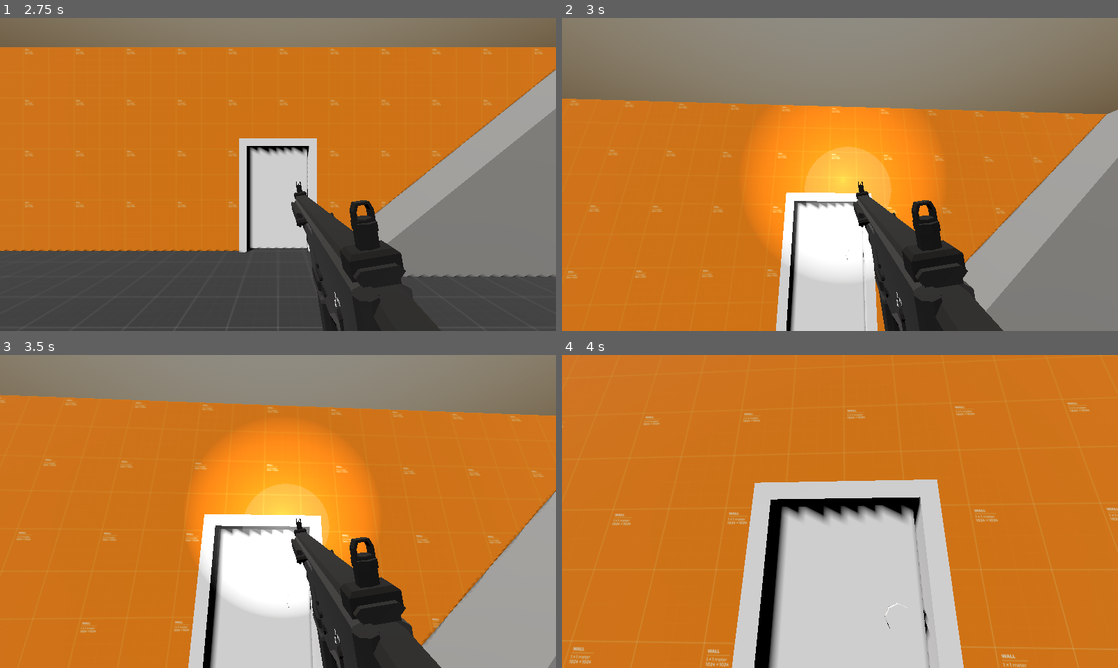
Above: before the commit, frames 1-4 (two rows, left to right).
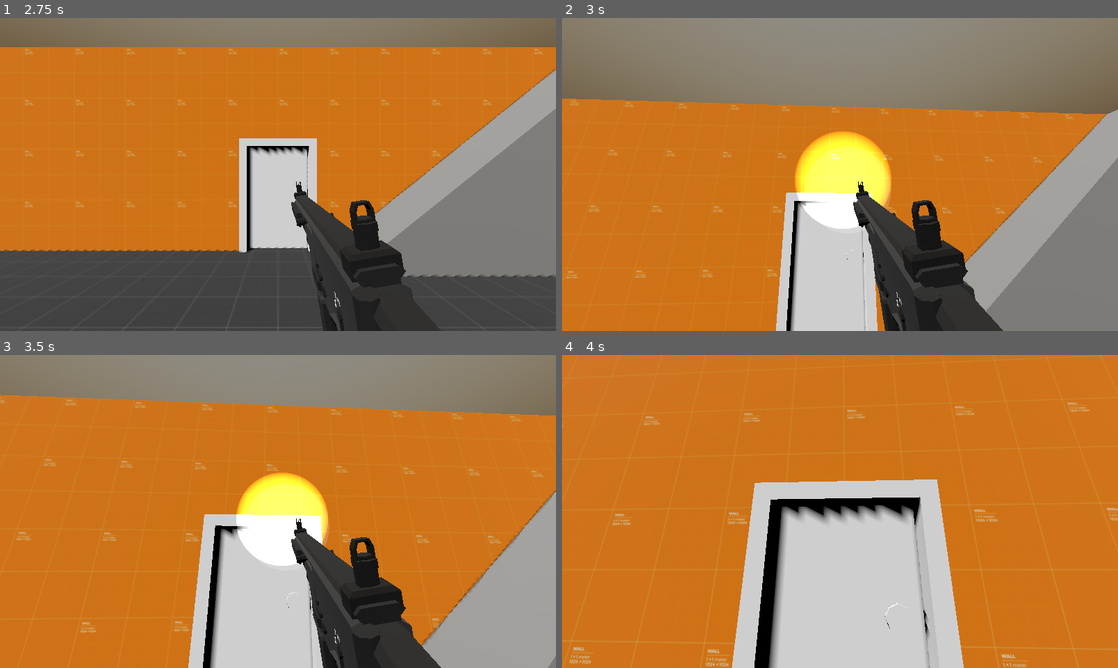
Above: after the commit, the same moments.

Repository: Ieida/Tactical-FPS-Godot
Game: Godot game, scene res://main_menu/main_menu.tscn
Two runs of this game, one before a commit and one after it. Both use one fixed random seed, a clock stepped at 60 frames per second and the inputs below. The engine's default icon, where the game draws it, is replaced by a stand-in: a white triangle on a blue panel in a dark square. A sky picture missing from this copy of the repository is replaced by a grey-blue gradient.
Inputs (mouse positions are in pixels of both pictures, inside the frame that each line leads up to):
- Up to frame 1 (2.75 s): click "MISSION SELECT" at 0.5 s; click "TRAINING" at 1.25 s; click "START" at 2 s
- Up to frame 2 (3 s): tap Enter at 2.75 s; move the mouse to (867, 174) at 2.77 s; hold W (move_forward) from 2.78 s (still down); tap F (flashlight_toggle) at 2.85 s
- Up to frame 3 (3.5 s): keep holding W (move_forward)
- Up to frame 4 (4 s): keep holding W (move_forward); move the mouse to (812, 511) at 3.52 s; tap 3 (grenade) at 3.6 s

Frame 1 is identical in both runs. In frame 2, 12% of the frame differs, in the area x 33-68%, y 27-83%; in frame 3, 12%; in frame 4, nothing differs.

Commit message:
improved flashlight

Diff:
--- a/flashlight/flashlight.tscn
+++ b/flashlight/flashlight.tscn
@@ -20,9 +20,10 @@
 [node name="Flashlight" type="SpotLight3D"]
 shadow_enabled = true
 shadow_bias = 1.0
+spot_range = 20.0
 spot_angle = 15.0
 script = ExtResource("1_om3kn")
-on_energy = 1.0
+on_energy = 10.0
 
 [node name="LightCone" type="MeshInstance3D" parent="."]
 transform = Transform3D(1, 0, 0, 0, -4.37114e-08, -1, 0, 1, -4.37114e-08, 0, 0, -0.5)
--- a/player/player.tscn
+++ b/player/player.tscn
@@ -821,10 +821,6 @@
 transform = Transform3D(1, -2.08616e-07, 0, 4.47035e-08, 1, 0, 0, 0, 1, -2.98023e-08, -0.0289856, -0.192745)
 light_energy = 5.0
 shadow_enabled = false
-spot_range = 10.0
-spot_angle = 30.0
-spot_angle_attenuation = 20.0
-on_energy = 5.0
 
 [node name="Attachment" type="Node3D" parent="CharacterBody3D/BodyMiddlePivot/PlayerCamera/Weapons/SMGViewmodel/SMG"]
 transform = Transform3D(1, 0, 0, 0, 1, 0, 0, 0, 1, 0.0241095, 0.018637, -0.154806)
